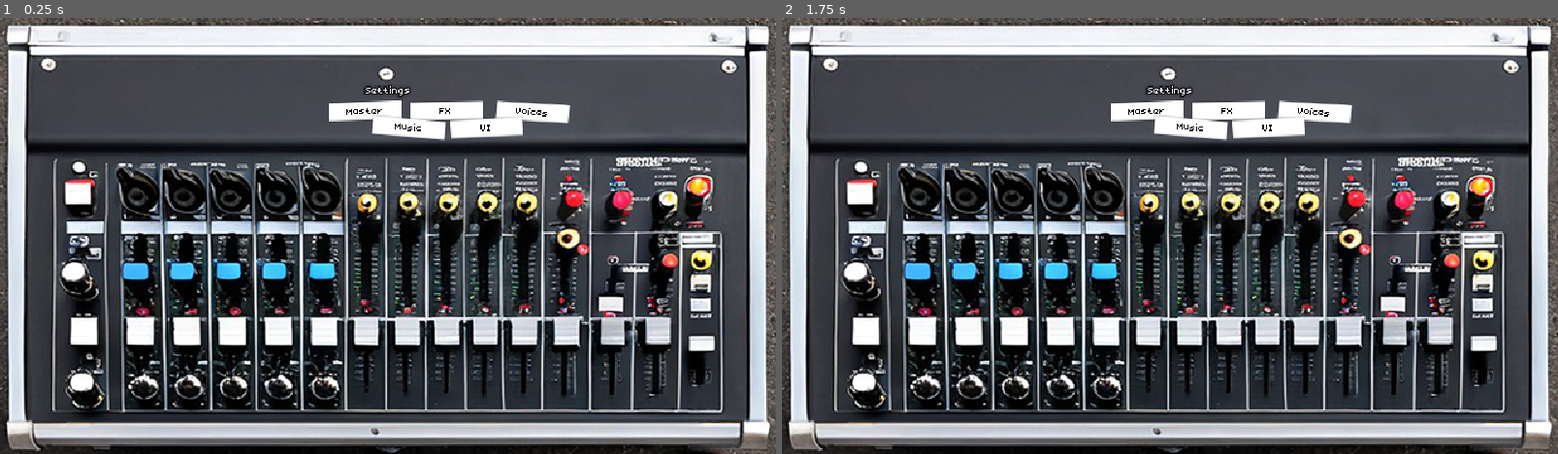
Above: before the commit, frames 1-2 (left to right).
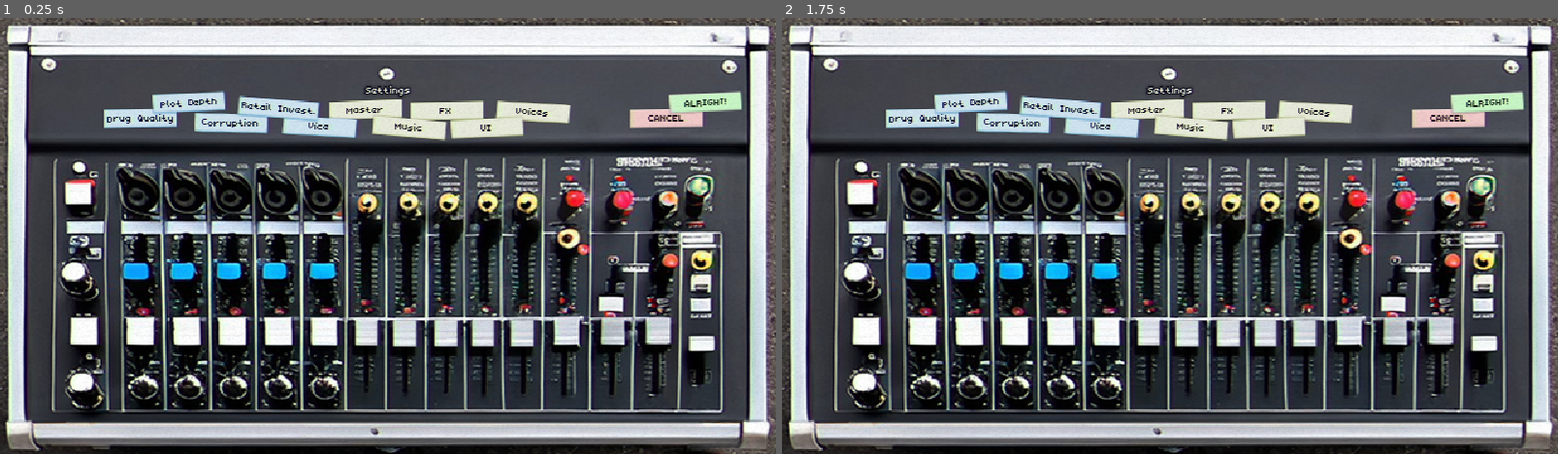
Above: after the commit, the same moments.

Repository: DomestiqueBaston/MY_ROLE_IN_THE_GRAND_SCHEME
Game: Godot game, scene res://SCENES/Mixette.tscn
The game is run twice, just before and just after one commit, with the same random seed, the same clock (stepped at 60 frames per second) and the same inputs. This scene is started directly instead of the project's main scene.
Inputs (mouse positions are in pixels of both pictures, inside the frame that each line leads up to):
- Up to frame 1 (0.25 s): no input
- Up to frame 2 (1.75 s): click (1170, 236) at 0.52 s; click (1170, 236) at 1.27 s

The runs differ from the first frame. In frame 1, 14% of the frame differs, in the area x 0-100%, y 0-100%; in frame 2, 17%.

Commit message:
...

Diff:
--- a/TESTS/SCENES/Mixette.tscn
+++ b/TESTS/SCENES/Mixette.tscn
@@ -1,9 +1,123 @@
-[gd_scene load_steps=2 format=3 uid="uid://gq7vbe70kt0a"]
+[gd_scene load_steps=25 format=3 uid="uid://gq7vbe70kt0a"]
 
-[ext_resource type="Texture2D" uid="uid://cakg0cxbvq0yx" path="res://GRAPHICS/SETTINGS/Mixette__BG.png" id="1_v2vuv"]
+[ext_resource type="Script" path="res://SCRIPTS/Generic.gd" id="1_8od4w"]
+[ext_resource type="Texture2D" uid="uid://cakg0cxbvq0yx" path="res://GRAPHICS/MIXETTE/Mixette__BG.png" id="1_v2vuv"]
+[ext_resource type="Texture2D" uid="uid://dnwfmqh7r8l1h" path="res://GRAPHICS/MIXETTE/Slider_01.png" id="2_003gq"]
+[ext_resource type="Texture2D" uid="uid://ryhx7vr28c7w" path="res://GRAPHICS/MIXETTE/Slider_02.png" id="3_fnxqd"]
+[ext_resource type="Texture2D" uid="uid://k4ptkosmxsos" path="res://GRAPHICS/MIXETTE/Slider_03.png" id="4_71ept"]
+[ext_resource type="Texture2D" uid="uid://d0wdijdw68aa" path="res://GRAPHICS/MIXETTE/Slider_04.png" id="5_vb0x7"]
+[ext_resource type="Texture2D" uid="uid://gm6pgw5j0nly" path="res://GRAPHICS/MIXETTE/Slider_05.png" id="6_fdw8f"]
+[ext_resource type="Texture2D" uid="uid://drc2p7n7g4cfm" path="res://GRAPHICS/MIXETTE/Blue_Button_01_Pressed.png" id="7_1ckbf"]
+[ext_resource type="Theme" uid="uid://dyiybdqrfra0p" path="res://UI/Generic_Theme.tres" id="8_ficjw"]
+[ext_resource type="Texture2D" uid="uid://ntdkilmweyfl" path="res://GRAPHICS/MIXETTE/Blue_Button_01_Hover.png" id="8_hwl6s"]
+[ext_resource type="BitMap" uid="uid://bopk120g3fbqu" path="res://GRAPHICS/MIXETTE/Blue_Button_01_Mask.png" id="9_v4xwr"]
+[ext_resource type="Texture2D" uid="uid://cvhebuts8f6nt" path="res://GRAPHICS/MIXETTE/Blue_Button_02_Hover.png" id="10_5i6vf"]
+[ext_resource type="Texture2D" uid="uid://ga8x1gywguqq" path="res://GRAPHICS/MIXETTE/Blue_Button_02_Pressed.png" id="10_piu46"]
+[ext_resource type="BitMap" uid="uid://ce5f8fyx7x76" path="res://GRAPHICS/MIXETTE/Blue_Button_02_Mask.png" id="11_rqynk"]
+[ext_resource type="Texture2D" uid="uid://dkapvkvwe78pp" path="res://GRAPHICS/MIXETTE/Blue_Button_03_Pressed.png" id="13_j8d8s"]
+[ext_resource type="Texture2D" uid="uid://bsf7senmgtxh0" path="res://GRAPHICS/MIXETTE/Blue_Button_03_Hover.png" id="14_n4t1p"]
+[ext_resource type="BitMap" uid="uid://ds5jv55bfgrcq" path="res://GRAPHICS/MIXETTE/Blue_Button_03_Mask.png" id="15_l17x3"]
+[ext_resource type="Texture2D" uid="uid://b26w1c0ocokmf" path="res://GRAPHICS/MIXETTE/Blue_Button_04_Pressed.png" id="16_5oi23"]
+[ext_resource type="Texture2D" uid="uid://b58xq21aqvjr" path="res://GRAPHICS/MIXETTE/Blue_Button_04_Hover.png" id="17_8ahy4"]
+[ext_resource type="BitMap" uid="uid://dud4a85qritv7" path="res://GRAPHICS/MIXETTE/Blue_Button_04_Mask.png" id="18_fxdqj"]
+[ext_resource type="Texture2D" uid="uid://bcacd8gjvolgl" path="res://GRAPHICS/MIXETTE/Blue_Button_05_Pressed.png" id="19_ieq8a"]
+[ext_resource type="Texture2D" uid="uid://dpi8qba6dea3m" path="res://GRAPHICS/MIXETTE/Blue_Button_05_Hover.png" id="20_7b662"]
+[ext_resource type="BitMap" uid="uid://7iv2caub0cxf" path="res://GRAPHICS/MIXETTE/Blue_Button_05_Mask.png" id="21_h7ql1"]
+[ext_resource type="PackedScene" uid="uid://bnkco2tyaesue" path="res://SCENES/Shader_Overlay.tscn" id="23_ki5ci"]
 
 [node name="Mixette" type="Node2D"]
+script = ExtResource("1_8od4w")
+metadata/_edit_lock_ = true
 
 [node name="Mixette_BG" type="Sprite2D" parent="."]
 texture = ExtResource("1_v2vuv")
 centered = false
+metadata/_edit_lock_ = true
+
+[node name="Sliders" type="Node2D" parent="."]
+metadata/_edit_lock_ = true
+
+[node name="Slider_01" type="Sprite2D" parent="Sliders"]
+position = Vector2(300, 264)
+texture = ExtResource("2_003gq")
+metadata/_edit_lock_ = true
+
+[node name="Slider_02" type="Sprite2D" parent="Sliders"]
+position = Vector2(332, 264)
+texture = ExtResource("3_fnxqd")
+metadata/_edit_lock_ = true
+
+[node name="Slider_03" type="Sprite2D" parent="Sliders"]
+position = Vector2(365, 264)
+texture = ExtResource("4_71ept")
+metadata/_edit_lock_ = true
+
+[node name="Slider_04" type="Sprite2D" parent="Sliders"]
+position = Vector2(396, 264)
+texture = ExtResource("5_vb0x7")
+metadata/_edit_lock_ = true
+
+[node name="Slider_05" type="Sprite2D" parent="Sliders"]
+position = Vector2(428, 264)
+texture = ExtResource("6_fdw8f")
+metadata/_edit_lock_ = true
+
+[node name="Blue_Buttons" type="Control" parent="."]
+layout_mode = 3
+anchors_preset = 0
+offset_right = 40.0
+offset_bottom = 40.0
+theme = ExtResource("8_ficjw")
+
+[node name="Drug_Quality" type="TextureButton" parent="Blue_Buttons"]
+layout_mode = 0
+offset_right = 40.0
+offset_bottom = 40.0
+tooltip_text = "Provided by Khoristan or Azteca"
+toggle_mode = true
+texture_pressed = ExtResource("7_1ckbf")
+texture_hover = ExtResource("8_hwl6s")
+texture_click_mask = ExtResource("9_v4xwr")
+
+[node name="Plot_Depth" type="TextureButton" parent="Blue_Buttons"]
+layout_mode = 0
+offset_right = 40.0
+offset_bottom = 40.0
+tooltip_text = "Zeta or Phi"
+toggle_mode = true
+texture_pressed = ExtResource("10_piu46")
+texture_hover = ExtResource("10_5i6vf")
+texture_click_mask = ExtResource("11_rqynk")
+
+[node name="Corruption" type="TextureButton" parent="Blue_Buttons"]
+layout_mode = 0
+offset_right = 40.0
+offset_bottom = 40.0
+tooltip_text = "We can do things faster, or not..."
+toggle_mode = true
+texture_pressed = ExtResource("13_j8d8s")
+texture_hover = ExtResource("14_n4t1p")
+texture_click_mask = ExtResource("15_l17x3")
+
+[node name="Retail_Investment" type="TextureButton" parent="Blue_Buttons"]
+layout_mode = 0
+offset_right = 40.0
+offset_bottom = 40.0
+tooltip_text = "A gift to Zeus or to the usurer"
+toggle_mode = true
+texture_pressed = ExtResource("16_5oi23")
+texture_hover = ExtResource("17_8ahy4")
+texture_click_mask = ExtResource("18_fxdqj")
+
+[node name="Vice" type="TextureButton" parent="Blue_Buttons"]
+layout_mode = 0
+offset_right = 40.0
+offset_bottom = 40.0
+tooltip_text = "Authoritarian nationalism or Anarcho-communism"
+toggle_mode = true
+texture_pressed = ExtResource("19_ieq8a")
+texture_hover = ExtResource("20_7b662")
+texture_click_mask = ExtResource("21_h7ql1")
+
+[node name="Shader_Overlay" parent="." instance=ExtResource("23_ki5ci")]
+visible = false
--- a/TESTS/default_bus_layout.tres
+++ b/TESTS/default_bus_layout.tres
@@ -1,13 +1,13 @@
 [gd_resource type="AudioBusLayout" format=3 uid="uid://bjpppm5p2ber0"]
 
 [resource]
-bus/1/name = &"FX"
+bus/1/name = &"MUSIC"
 bus/1/solo = false
 bus/1/mute = false
 bus/1/bypass_fx = false
 bus/1/volume_db = 0.0
 bus/1/send = &"Master"
-bus/2/name = &"MUSIC"
+bus/2/name = &"FX"
 bus/2/solo = false
 bus/2/mute = false
 bus/2/bypass_fx = false
@@ -19,3 +19,9 @@
 bus/3/bypass_fx = false
 bus/3/volume_db = 0.0
 bus/3/send = &"Master"
+bus/4/name = &"VOICES"
+bus/4/solo = false
+bus/4/mute = false
+bus/4/bypass_fx = false
+bus/4/volume_db = 0.0
+bus/4/send = &"Master"
Binary file added: TESTS/GRAPHICS/MIXETTE/Blue_Button_01_Hover.png
Not shown, added: TESTS/GRAPHICS/MIXETTE/Blue_Button_01_Hover.png.import
Binary file added: TESTS/GRAPHICS/MIXETTE/Blue_Button_01_Mask.png
Not shown, added: TESTS/GRAPHICS/MIXETTE/Blue_Button_01_Mask.png.import
Binary file added: TESTS/GRAPHICS/MIXETTE/Blue_Button_01_Pressed.png
Not shown, added: TESTS/GRAPHICS/MIXETTE/Blue_Button_01_Pressed.png.import
Binary file added: TESTS/GRAPHICS/MIXETTE/Blue_Button_02_Hover.png
Not shown, added: TESTS/GRAPHICS/MIXETTE/Blue_Button_02_Hover.png.import
Binary file added: TESTS/GRAPHICS/MIXETTE/Blue_Button_02_Mask.png
Not shown, added: TESTS/GRAPHICS/MIXETTE/Blue_Button_02_Mask.png.import
Binary file added: TESTS/GRAPHICS/MIXETTE/Blue_Button_02_Pressed.png
Not shown, added: TESTS/GRAPHICS/MIXETTE/Blue_Button_02_Pressed.png.import
(and 31 more such lines)
